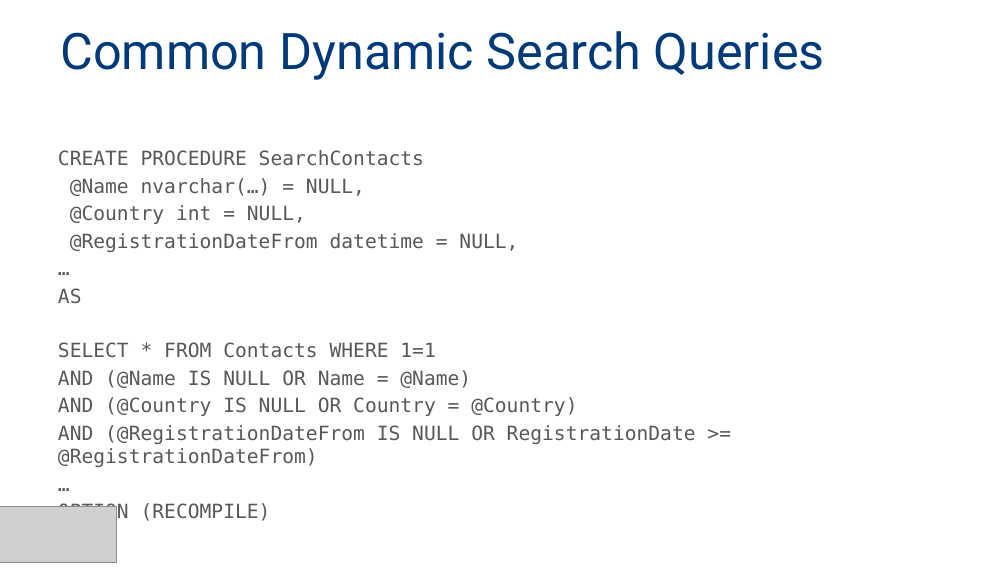
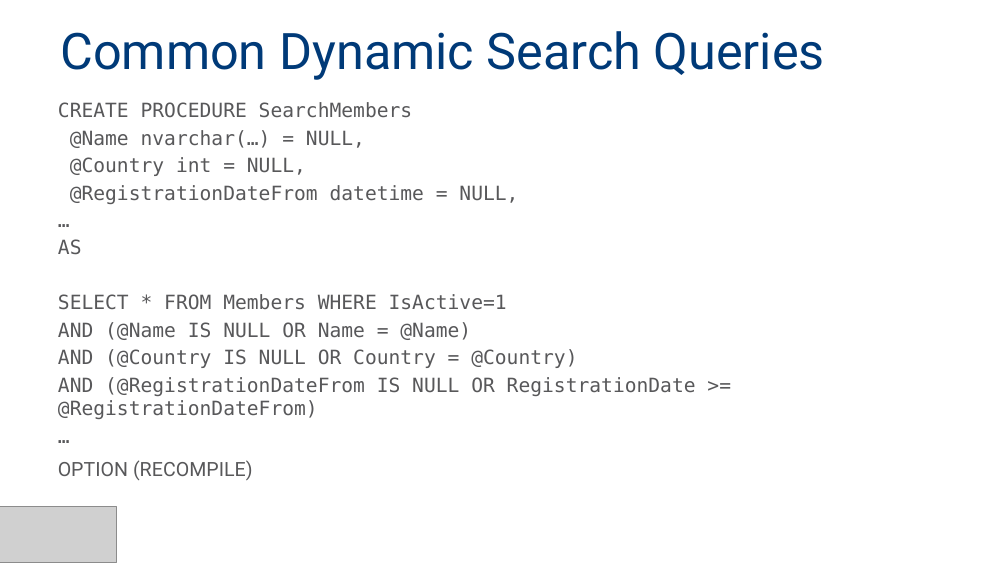
Before and after one commit to MadeiraData/DynamicFilters, a slide deck: slide 8 of DynamicFilters.pptx (slide 5 before the commit). Drawn at 1008x567 pixels with LibreOffice and Linux fonts; fonts in the diff are those of the drawing; grey boxes stand for pictures. Boxes give left, top, right and bottom in pixels: in the first picture for what was removed or moved away, otherwise in the second. Text is boxed around its words. In the diff, an @@ line names an element or a change of style, - is before the commit and + after.

```diff
--- a/DynamicFilters.pptx
+++ b/DynamicFilters.pptx
@@ text at (58, 102, 696, 419): paragraph removed @@
-OPTION (RECOMPILE)
@@ text "CREATE PROCEDURE SearchMembers": place and size @@
-text "CREATE PROCEDURE SearchMembers" at (58, 150, 696, 467)
+text "CREATE PROCEDURE SearchMembers" at (58, 102, 696, 419)
@@ text at (58, 102, 413, 118): text changed @@
-CREATE PROCEDURE SearchContacts
+CREATE PROCEDURE SearchMembers
@@ text at (58, 294, 507, 310): text changed @@
-SELECT * FROM Contacts WHERE 1=1
+SELECT * FROM Members WHERE IsActive=1
@@ text added at (58, 460, 253, 480), 14 pt, text #58585A @@
+OPTION (RECOMPILE)
```
Also in this commit, not shown: 6 other slides changed, 7 slides added, 1 slide removed, 6 other files.
